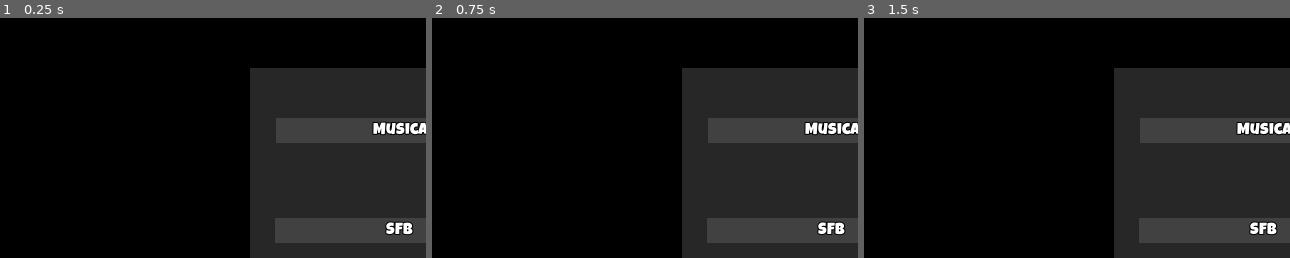
Above: before the commit, frames 1-3 (left to right).
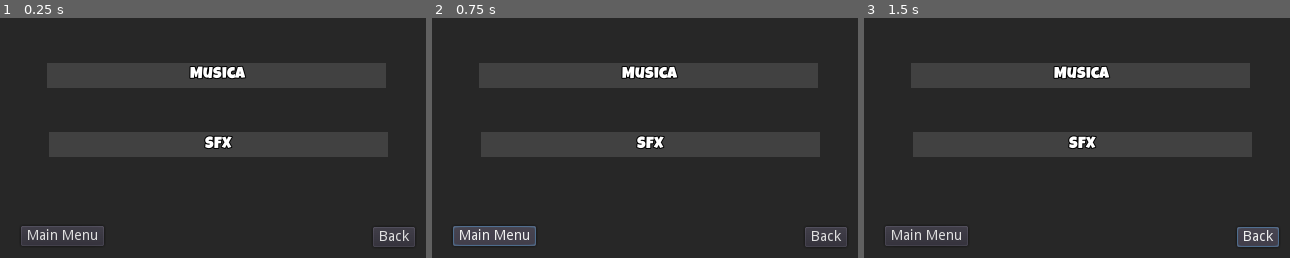
Above: after the commit, the same moments.

Repository: TheVulcoreTeam/multiplayer-tic-tac-toe
Game: Godot game, scene res://Game/MultiplayerTicTacToe/MainScreens/Settings.tscn
Same seed, same stepped clock (60 frames per second), same inputs: the game is played once before the commit and once after it. The project has no main scene, so this scene is started directly.
Inputs (mouse positions are in pixels of both pictures, inside the frame that each line leads up to):
- Up to frame 1 (0.25 s): no input
- Up to frame 2 (0.75 s): click (495, 236) at 0.5 s, where only the run after the commit has a clickable "Main Menu"
- Up to frame 3 (1.5 s): click (1260, 236) at 1.25 s, where only the run after the commit has a clickable "Back"

The runs differ from the first frame. In frame 1, 78% of the frame differs, in the area x 0-100%, y 0-100%; in frame 2, 78%; in frame 3, 78%.

Commit message:
Resolution Fixing

Diff:
--- a/Game/MultiplayerTicTacToe/MainScreens/Form.tscn
+++ b/Game/MultiplayerTicTacToe/MainScreens/Form.tscn
@@ -3,8 +3,8 @@
 [node name="Form" type="Node2D"]
 
 [node name="ColorRect" type="ColorRect" parent="."]
-margin_right = 400.0
-margin_bottom = 400.0
+margin_right = 426.0
+margin_bottom = 240.0
 color = Color( 0.156863, 0.156863, 0.156863, 1 )
 __meta__ = {
 "_edit_use_anchors_": false
@@ -12,13 +12,13 @@
 
 [node name="VBoxContainer" type="VBoxContainer" parent="ColorRect"]
 anchor_left = 0.5
-anchor_top = 0.5
+anchor_top = 0.132
 anchor_right = 0.5
 anchor_bottom = 0.5
-margin_left = -150.0
-margin_top = -33.0
-margin_right = 150.0
-margin_bottom = 33.0
+margin_left = -151.0
+margin_top = -8.68
+margin_right = 149.0
+margin_bottom = -31.0
 __meta__ = {
 "_edit_use_anchors_": false
 }
@@ -43,8 +43,8 @@
 text = "Save"
 
 [node name="Button" type="Button" parent="ColorRect"]
-margin_left = 18.0
-margin_top = 360.0
-margin_right = 60.0
-margin_bottom = 380.0
+margin_left = 23.0
+margin_top = 204.0
+margin_right = 65.0
+margin_bottom = 224.0
 text = "Back"
--- /dev/null
+++ b/Game/MultiplayerTicTacToe/MainScreens/Landing.tscn
@@ -0,0 +1,86 @@
+[gd_scene load_steps=3 format=2]
+
+[ext_resource path="res://Fonts/LuckiestGuy-Regular.ttf" type="DynamicFontData" id=1]
+
+[sub_resource type="DynamicFont" id=1]
+font_data = ExtResource( 1 )
+
+[node name="Landing" type="Node2D"]
+
+[node name="ColorRect" type="ColorRect" parent="."]
+margin_top = 1.05948
+margin_right = 426.0
+margin_bottom = 241.059
+color = Color( 0.156863, 0.156863, 0.156863, 1 )
+__meta__ = {
+"_edit_use_anchors_": false
+}
+
+[node name="Button2" type="Button" parent="ColorRect"]
+anchor_left = 0.5
+anchor_top = 0.5
+anchor_right = 0.5
+anchor_bottom = 0.5
+margin_left = -35.0
+margin_top = -10.0
+margin_right = 35.0
+margin_bottom = 10.0
+text = "Play Now"
+__meta__ = {
+"_edit_use_anchors_": false
+}
+
+[node name="Label" type="Label" parent="ColorRect"]
+anchor_right = 1.0
+margin_top = 20.0
+margin_bottom = 37.0
+custom_fonts/font = SubResource( 1 )
+text = "Multiplayer Tic-tac-toe"
+align = 1
+__meta__ = {
+"_edit_use_anchors_": false
+}
+
+[node name="HBoxContainer" type="HBoxContainer" parent="ColorRect"]
+anchor_top = 1.0
+anchor_right = 1.0
+anchor_bottom = 1.0
+margin_left = 46.0
+margin_top = -29.9995
+margin_right = -2.0
+margin_bottom = -9.99953
+grow_horizontal = 2
+grow_vertical = 2
+custom_constants/separation = 113
+__meta__ = {
+"_edit_use_anchors_": false
+}
+
+[node name="Button4" type="Button" parent="ColorRect/HBoxContainer"]
+margin_right = 35.0
+margin_bottom = 20.0
+rect_pivot_offset = Vector2( 30.7621, 10 )
+text = "Exit"
+__meta__ = {
+"_edit_use_anchors_": false
+}
+
+[node name="Button" type="Button" parent="ColorRect/HBoxContainer"]
+margin_left = 148.0
+margin_right = 199.0
+margin_bottom = 20.0
+rect_pivot_offset = Vector2( 30.7621, 10 )
+text = "Config"
+__meta__ = {
+"_edit_use_anchors_": false
+}
+
+[node name="Button3" type="Button" parent="ColorRect/HBoxContainer"]
+margin_left = 312.0
+margin_right = 369.0
+margin_bottom = 20.0
+rect_pivot_offset = Vector2( 30.7621, 10 )
+text = "Credits"
+__meta__ = {
+"_edit_use_anchors_": false
+}
--- a/Game/MultiplayerTicTacToe/MainScreens/Lobby.tscn
+++ b/Game/MultiplayerTicTacToe/MainScreens/Lobby.tscn
@@ -4,8 +4,8 @@
 
 [node name="ColorRect" type="ColorRect" parent="."]
 margin_top = -1.05948
-margin_right = 800.0
-margin_bottom = 398.941
+margin_right = 426.0
+margin_bottom = 238.941
 color = Color( 0.156863, 0.156863, 0.156863, 1 )
 __meta__ = {
 "_edit_use_anchors_": false
@@ -15,14 +15,14 @@
 anchor_bottom = 1.0
 margin_left = 50.0
 margin_top = 50.0
-margin_right = 350.0
-margin_bottom = -50.0
+margin_right = 384.0
+margin_bottom = -122.0
 __meta__ = {
 "_edit_use_anchors_": false
 }
 
 [node name="HBoxContainer" type="HBoxContainer" parent="ColorRect/VBoxContainer"]
-margin_right = 300.0
+margin_right = 334.0
 margin_bottom = 20.0
 grow_horizontal = 2
 grow_vertical = 2
@@ -30,21 +30,21 @@
 
 [node name="Label" type="Label" parent="ColorRect/VBoxContainer/HBoxContainer"]
 margin_top = 3.0
-margin_right = 181.0
+margin_right = 215.0
 margin_bottom = 17.0
 size_flags_horizontal = 3
 text = "Room Name"
 align = 1
 
 [node name="Button" type="Button" parent="ColorRect/VBoxContainer/HBoxContainer"]
-margin_left = 185.0
-margin_right = 300.0
+margin_left = 219.0
+margin_right = 334.0
 margin_bottom = 20.0
 text = "Join to the room"
 
 [node name="HBoxContainer2" type="HBoxContainer" parent="ColorRect/VBoxContainer"]
 margin_top = 24.0
-margin_right = 300.0
+margin_right = 334.0
 margin_bottom = 44.0
 grow_horizontal = 2
 grow_vertical = 2
@@ -52,37 +52,37 @@
 
 [node name="Label" type="Label" parent="ColorRect/VBoxContainer/HBoxContainer2"]
 margin_top = 3.0
-margin_right = 181.0
+margin_right = 215.0
 margin_bottom = 17.0
 size_flags_horizontal = 3
 text = "Room Name"
 align = 1
 
 [node name="Button" type="Button" parent="ColorRect/VBoxContainer/HBoxContainer2"]
-margin_left = 185.0
-margin_right = 300.0
+margin_left = 219.0
+margin_right = 334.0
 margin_bottom = 20.0
 text = "Join to the room"
 
 [node name="HBoxContainer3" type="HBoxContainer" parent="ColorRect/VBoxContainer"]
 margin_top = 48.0
-margin_right = 300.0
+margin_right = 334.0
 margin_bottom = 68.0
 grow_horizontal = 2
 grow_vertical = 2
 size_flags_horizontal = 3
 
 [node name="Button" type="Button" parent="ColorRect/VBoxContainer/HBoxContainer3"]
-margin_right = 300.0
+margin_right = 334.0
 margin_bottom = 20.0
 size_flags_horizontal = 3
 text = "Create Room"
 
 [node name="ColorRect2" type="ColorRect" parent="."]
-margin_left = 451.059
-margin_top = 188.854
-margin_right = 751.059
-margin_bottom = 213.854
+margin_left = 61.1764
+margin_top = 150.713
+margin_right = 361.176
+margin_bottom = 175.713
 color = Color( 0.792157, 0.827451, 0.152941, 1 )
 __meta__ = {
 "_edit_use_anchors_": false
@@ -104,10 +104,10 @@
 valign = 1
 
 [node name="Button" type="Button" parent="."]
-margin_left = 566.813
-margin_top = 268.044
-margin_right = 637.813
-margin_bottom = 288.044
+margin_left = 181.168
+margin_top = 197.06
+margin_right = 252.168
+margin_bottom = 217.06
 text = "Start now"
 __meta__ = {
 "_edit_use_anchors_": false
--- a/Game/MultiplayerTicTacToe/MainScreens/Settings.tscn
+++ b/Game/MultiplayerTicTacToe/MainScreens/Settings.tscn
@@ -9,61 +9,36 @@
 
 [node name="Node2D" type="Node2D"]
 
-[node name="ColorRect" type="ColorRect" parent="."]
-margin_right = 800.0
-margin_bottom = 400.0
-color = Color( 0, 0, 0, 1 )
-__meta__ = {
-"_edit_use_anchors_": false
-}
-
-[node name="ColorRect2" type="ColorRect" parent="ColorRect"]
+[node name="ColorRect2" type="ColorRect" parent="."]
 anchor_left = 0.5
 anchor_top = 0.5
 anchor_right = 0.5
 anchor_bottom = 0.5
-margin_left = -150.0
-margin_top = -150.0
-margin_right = 150.0
-margin_bottom = 150.0
+margin_right = 426.0
+margin_bottom = 240.0
 color = Color( 0.156863, 0.156863, 0.156863, 1 )
 __meta__ = {
 "_edit_use_anchors_": false
 }
 
-[node name="ColorRect2" type="ColorRect" parent="ColorRect/ColorRect2"]
+[node name="Music" type="ColorRect" parent="ColorRect2"]
 anchor_right = 1.0
-margin_left = 25.0
-margin_top = 150.0
-margin_right = -25.0
-margin_bottom = 175.0
+margin_left = 46.7998
+margin_top = 45.2379
+margin_right = -40.2002
+margin_bottom = 70.2379
 color = Color( 0.258824, 0.258824, 0.258824, 1 )
 __meta__ = {
 "_edit_use_anchors_": false
 }
 
-[node name="Label" type="Label" parent="ColorRect/ColorRect2/ColorRect2"]
+[node name="Label" type="Label" parent="ColorRect2/Music"]
 anchor_right = 1.0
 anchor_bottom = 1.0
-custom_fonts/font = SubResource( 1 )
-text = "SFB"
-align = 1
-valign = 1
-
-[node name="ColorRect" type="ColorRect" parent="ColorRect/ColorRect2"]
-anchor_right = 1.0
-margin_left = 26.0594
-margin_top = 50.0
-margin_right = -23.9406
-margin_bottom = 75.0
-color = Color( 0.258824, 0.258824, 0.258824, 1 )
-__meta__ = {
-"_edit_use_anchors_": false
-}
-
-[node name="Label" type="Label" parent="ColorRect/ColorRect2/ColorRect"]
-anchor_right = 1.0
-anchor_bottom = 1.0
+margin_left = 0.943909
+margin_top = -0.943878
+margin_right = 0.943909
+margin_bottom = -0.943878
 custom_fonts/font = SubResource( 1 )
 text = "Musica"
 align = 1
@@ -72,20 +47,48 @@
 "_edit_use_anchors_": false
 }
 
-[node name="Button2" type="Button" parent="ColorRect"]
-margin_left = 50.0
-margin_top = 345.385
-margin_right = 62.0
-margin_bottom = 365.385
+[node name="SFX" type="ColorRect" parent="ColorRect2"]
+anchor_right = 1.0
+margin_left = 48.5947
+margin_top = 113.621
+margin_right = -38.4053
+margin_bottom = 138.621
+color = Color( 0.258824, 0.258824, 0.258824, 1 )
+__meta__ = {
+"_edit_use_anchors_": false
+}
+
+[node name="Label" type="Label" parent="ColorRect2/SFX"]
+anchor_right = 1.0
+anchor_bottom = 1.0
+custom_fonts/font = SubResource( 1 )
+text = "SFX"
+align = 1
+valign = 1
+__meta__ = {
+"_edit_use_anchors_": false
+}
+
+[node name="MainMenu" type="Button" parent="ColorRect2"]
+margin_left = 21.3945
+margin_top = 207.655
+margin_right = 104.394
+margin_bottom = 227.655
 text = "Main Menu"
 __meta__ = {
 "_edit_use_anchors_": false
 }
 
-[node name="Button" type="Button" parent="ColorRect"]
-margin_left = 693.948
-margin_top = 345.385
-margin_right = 735.948
-margin_bottom = 365.385
-rect_pivot_offset = Vector2( -336.396, -134.293 )
+[node name="Back" type="Button" parent="ColorRect2"]
+anchor_left = 1.0
+anchor_top = 1.0
+anchor_right = 1.0
+anchor_bottom = 1.0
+margin_left = -52.5947
+margin_top = -30.5947
+margin_right = -10.5947
+margin_bottom = -10.5947
 text = "Back"
+__meta__ = {
+"_edit_use_anchors_": false
+}
